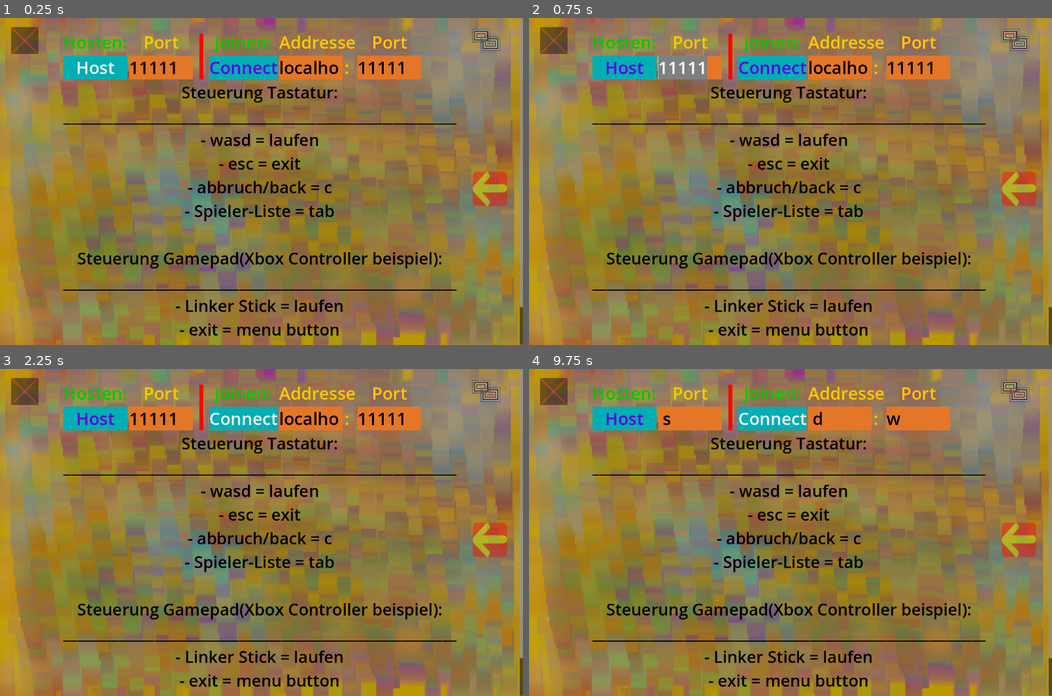
Above: before the commit, frames 1-4 (two rows, left to right).
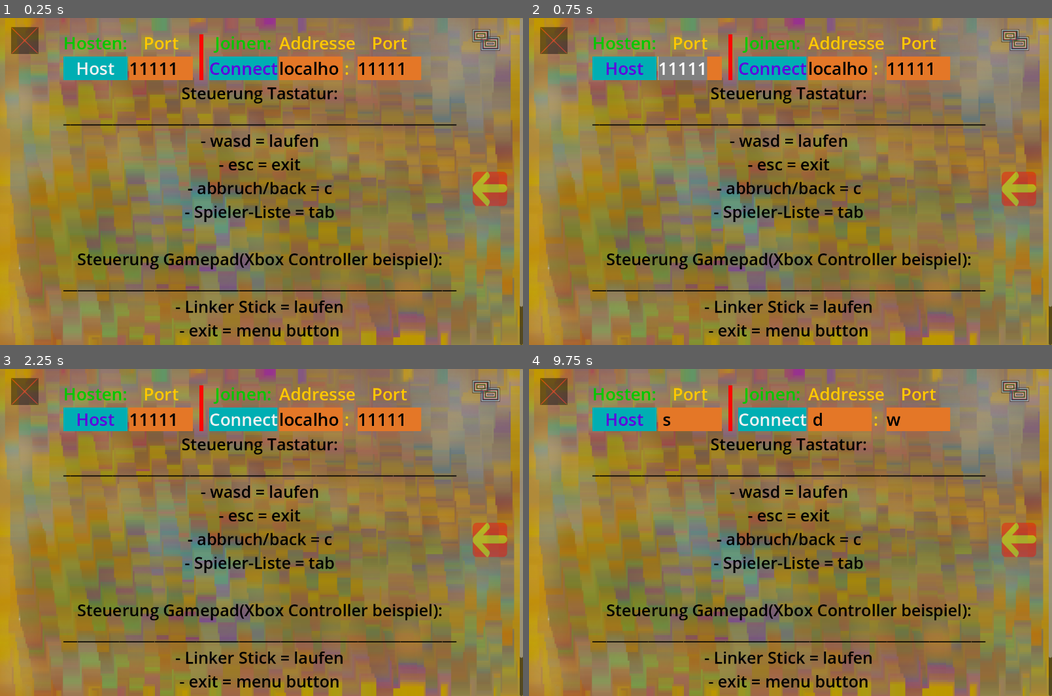
Above: after the commit, the same moments.

Repository: NIK-98/Paint_The_Ground
Game: Godot game, scene res://sceens/main.tscn
Two runs of this game, one before a commit and one after it. Both use one fixed random seed, a clock stepped at 60 frames per second and the inputs below.
Inputs (mouse positions are in pixels of both pictures, inside the frame that each line leads up to):
- Up to frame 1 (0.25 s): no input
- Up to frame 2 (0.75 s): move the mouse to (905, 165) at 0.52 s; hold D (right) from 0.53 s (still down); hold Tab (Info) from 0.53 s (still down); click (905, 165) at 0.67 s
- Up to frame 3 (2.25 s): release D (right) at 1.25 s; release Tab (Info) at 1.25 s; click "Host" at 1.25 s; click "Connect" at 2 s
- Up to frame 4 (9.75 s): move the mouse to (685, 548) at 2.77 s; hold S (down) 2.78-3.53 s; tap Tab (Info) every 1.5 s from 2.85 to 8.85 s; tap Enter at 3.5, 5.75, 8 s; move the mouse to (842, 460) at 3.52 s; hold D (right) 3.53-4.28 s; hold Tab (Info) 3.53-4.28 s; tap Space at 4.25, 7.25, 9.5 s; move the mouse to (764, 597) at 4.27 s; hold W (up) 4.28-5.03 s; click (764, 597) at 4.42 s; move the mouse to (947, 581) at 5.02 s; hold Tab (Info) 5.03-5.78 s; hold A (left) 5.03-6.53 s; move the mouse to (633, 483) at 5.77 s; move the mouse to (816, 532) at 6.52 s; hold S (down) 6.53-7.28 s; hold Tab (Info) 6.53-7.28 s; click (816, 532) at 6.67 s; move the mouse to (712, 450) at 7.27 s; hold D (right) 7.28-8.03 s; move the mouse to (905, 516) at 8.02 s; hold W (up) 8.03-8.78 s; hold Tab (Info) 8.03-8.78 s; move the mouse to (685, 548) at 8.77 s; hold D (right) 8.78-9.53 s; click (685, 548) at 8.92 s; move the mouse to (842, 460) at 9.52 s; hold S (down) from 9.53 s (still down); hold Tab (Info) from 9.53 s (still down)

The runs differ from the first frame. In frame 1, 4.8% of the frame differs, in the area x 12-100%, y 4-98%; in frame 2, 4.8%; in frame 3, 4.8%; in frame 4, 4.7%.

Commit message:
font in connect warteschlange geändert

Diff:
--- a/sceens/ui.tscn
+++ b/sceens/ui.tscn
@@ -9,14 +9,13 @@
 [sub_resource type="StyleBoxTexture" id="StyleBoxTexture_w0wsa"]
 texture = ExtResource("2_plmyg")
 
-[sub_resource type="SystemFont" id="SystemFont_6yb3n"]
-font_names = PackedStringArray("Goudy Stout")
-subpixel_positioning = 0
+[sub_resource type="SystemFont" id="SystemFont_mlu1k"]
+font_names = PackedStringArray("Cooper")
 
 [sub_resource type="Theme" id="Theme_iqe0b"]
 Label/colors/font_color = Color(1, 0.0405029, 0.0223527, 1)
-Label/font_sizes/font_size = 18
-Label/fonts/font = SubResource("SystemFont_6yb3n")
+Label/font_sizes/font_size = 20
+Label/fonts/font = SubResource("SystemFont_mlu1k")
 
 [sub_resource type="StyleBoxFlat" id="StyleBoxFlat_qxaaj"]
 bg_color = Color(0, 0.682353, 0.701961, 1)
